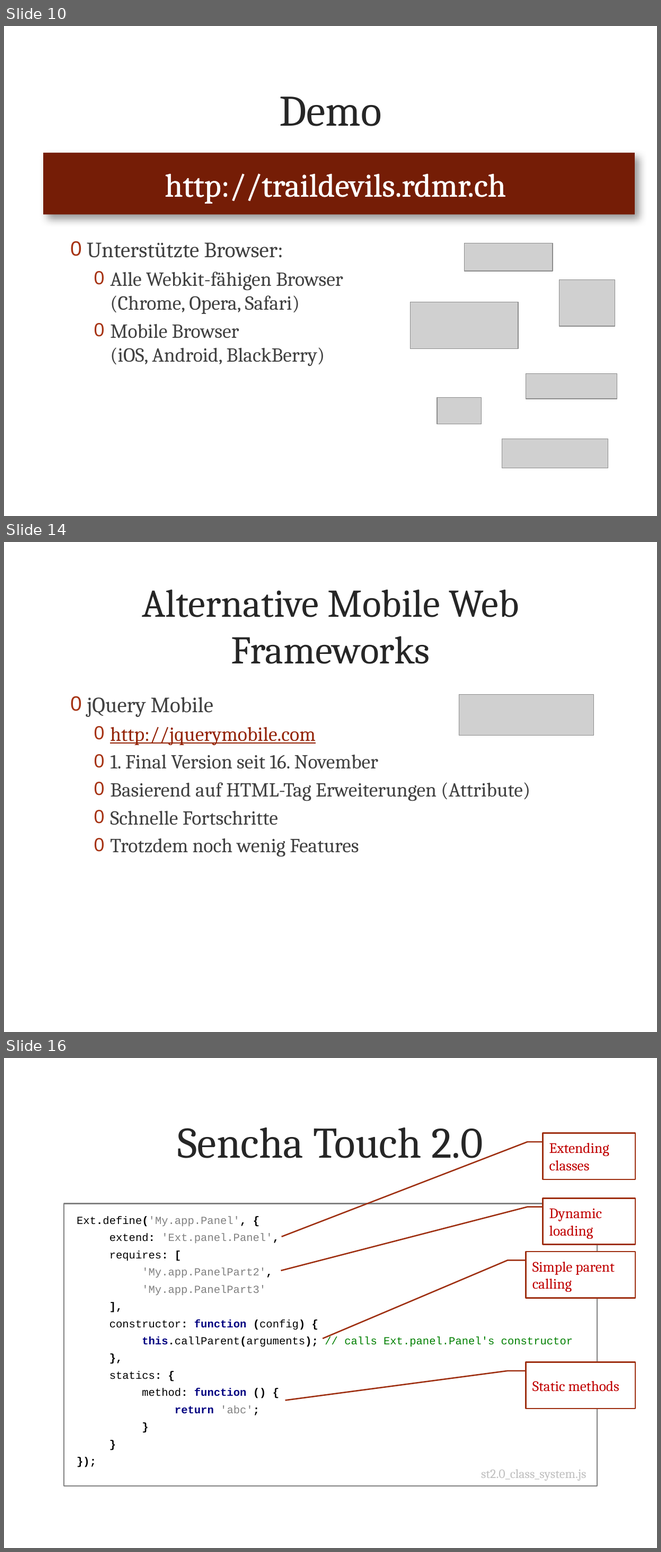
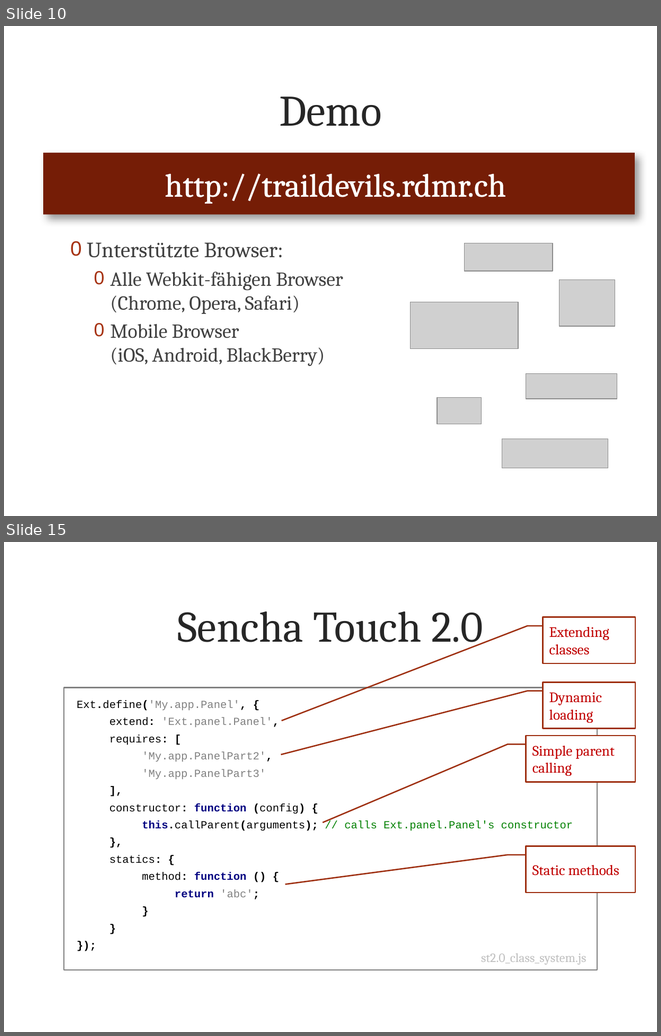
Before and after one commit to metaodi/TrailDevilsXPl-2, a slide deck: _DOCUMENTATION/Presentation/Praesentation-Traildevils-XPl2.pptx. Shown one above the other, each under a label of ours: slides 10, 14 and 16 before the commit, slides 10 and 15 after it; the slides between them are not shown. The pictures are 661x1552 and 661x1036 pixels, drawn with LibreOffice and Linux fonts; fonts in the diff are those of the drawing; grey boxes stand for pictures; background and template pictures are left out. Boxes give left, top, right and bottom in pixels: in the first picture for what was removed or moved away, otherwise in the second. Text is boxed around its words. In the diff, an @@ line names an element or a change of style, - is before the commit and + after.

```diff
--- a/_DOCUMENTATION/Presentation/Praesentation-Traildevils-XPl2.pptx
+++ b/_DOCUMENTATION/Presentation/Praesentation-Traildevils-XPl2.pptx
@@ slide 14 removed at [4,542,657,1032], background picture (left out) @@
@@ title removed at [142,589,519,664] @@
-Alternative Mobile Web Frameworks
@@ text removed at [87,697,530,857] @@
-0 jQuery Mobile
-  0 http://jquerymobile.com
-  0 1. Final Version seit 16. November
-  0 Basierend auf HTML-Tag Erweiterungen (Attribute)
-  0 Schnelle Fortschritte
-  0 Trotzdem noch wenig Features
@@ picture removed at [459,694,593,734] @@
@@ what was slide 16 is now slide 15 @@
```
Also in this commit, not shown: 11 slides changed, 2 slides added, 2 other slides removed.
